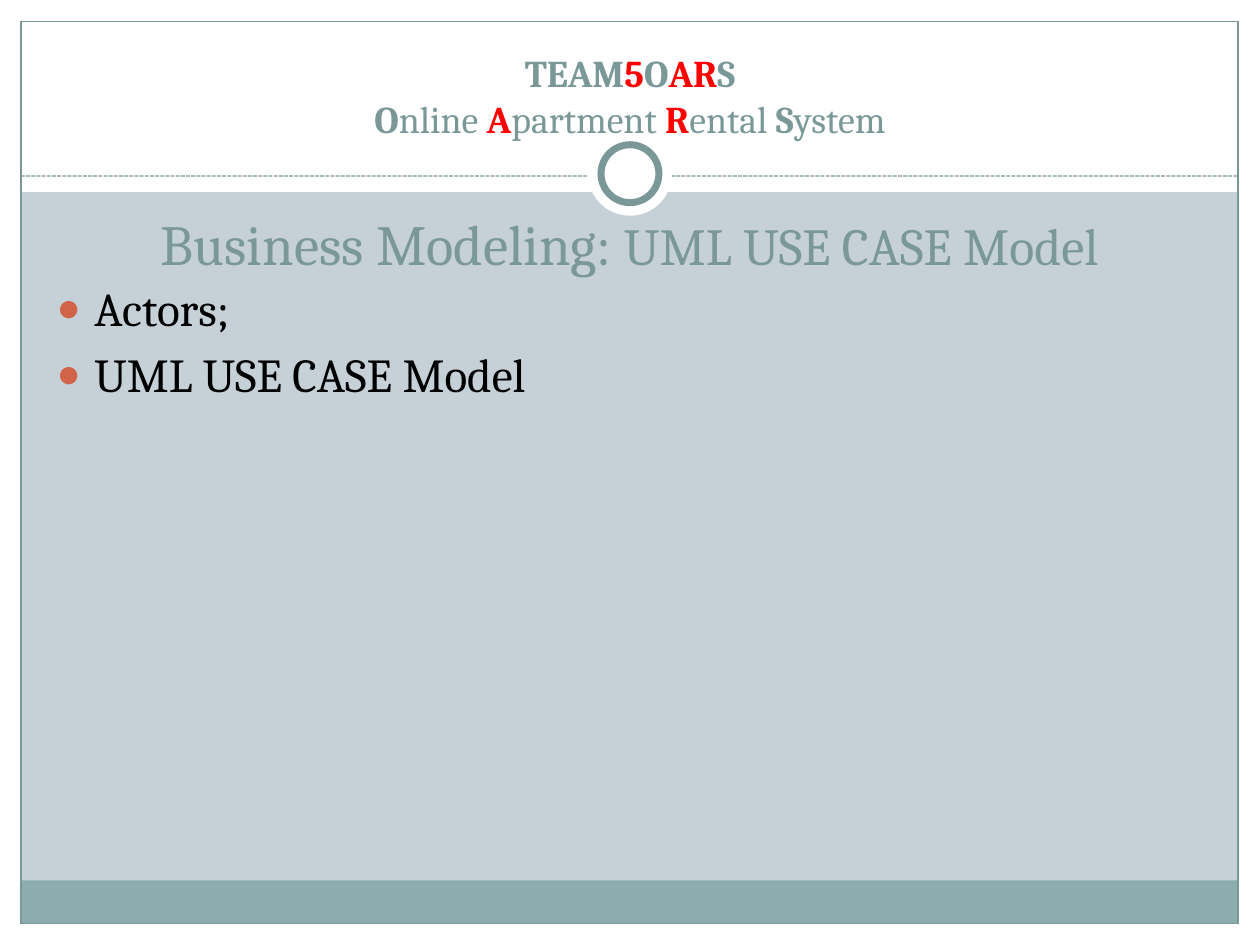
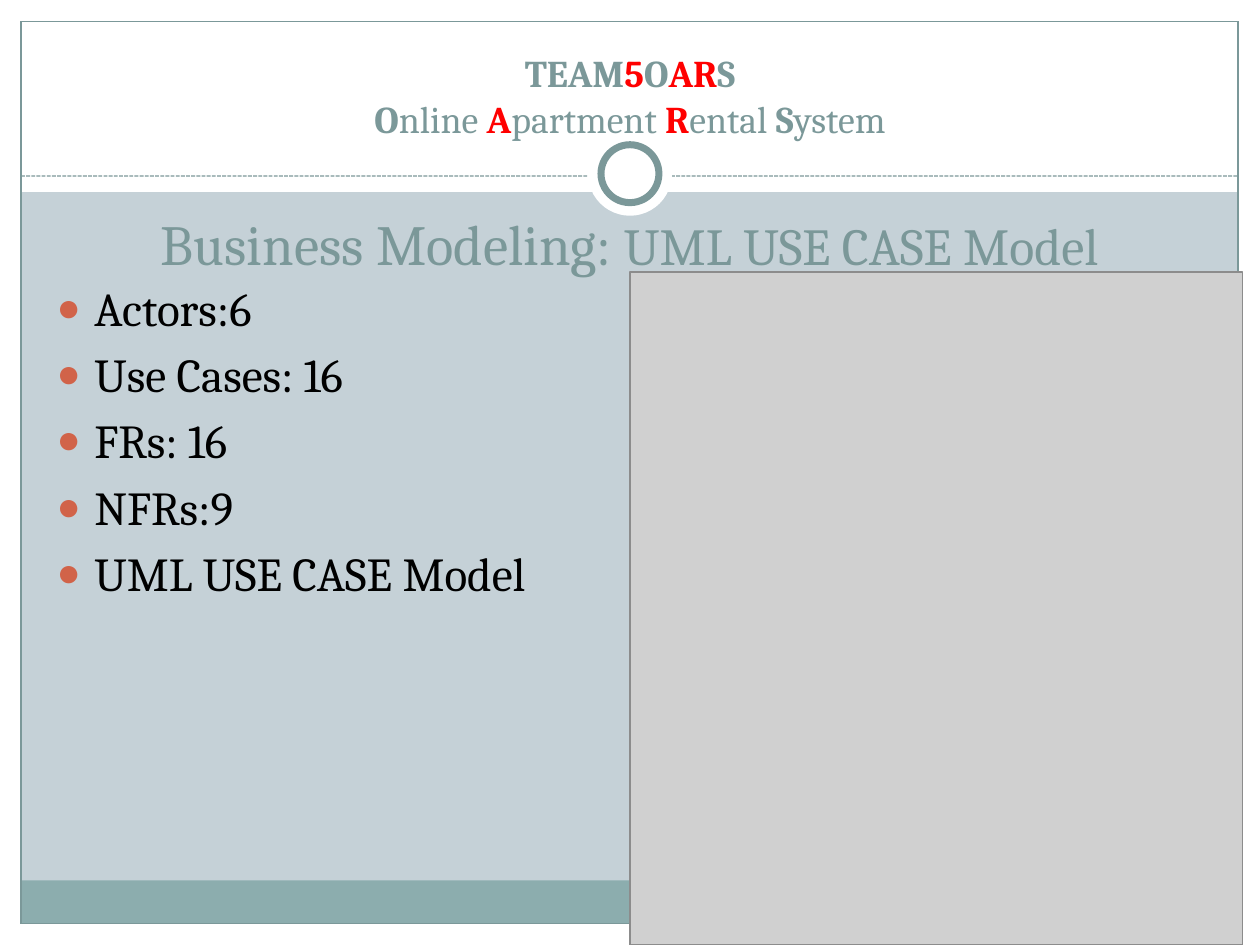
Before and after one commit to silva2972/OARS_PROJECT, a slide deck: slide 17 of TEAM PROJECT DELIVERABLES/TEAM5OARS.pptx. Drawn at 1260x945 pixels with LibreOffice and Linux fonts; fonts in the diff are those of the drawing; grey boxes stand for pictures. Boxes give left, top, right and bottom in pixels: in the first picture for what was removed or moved away, otherwise in the second. Text is boxed around its words. In the diff, an @@ line names an element or a change of style, - is before the commit and + after.

Commit message:
updated powerpoint

```diff
--- a/TEAM PROJECT DELIVERABLES/TEAM5OARS.pptx
+++ b/TEAM PROJECT DELIVERABLES/TEAM5OARS.pptx
@@ text at [94,294,343,526]: text changed @@
-● Actors;
+● Actors:6
+● Use Cases: 16
+● FRs: 16
+● NFRs:9
@@ picture added at [630,272,1242,945] @@
```
Also in this commit, not shown: 2 other slides changed.
